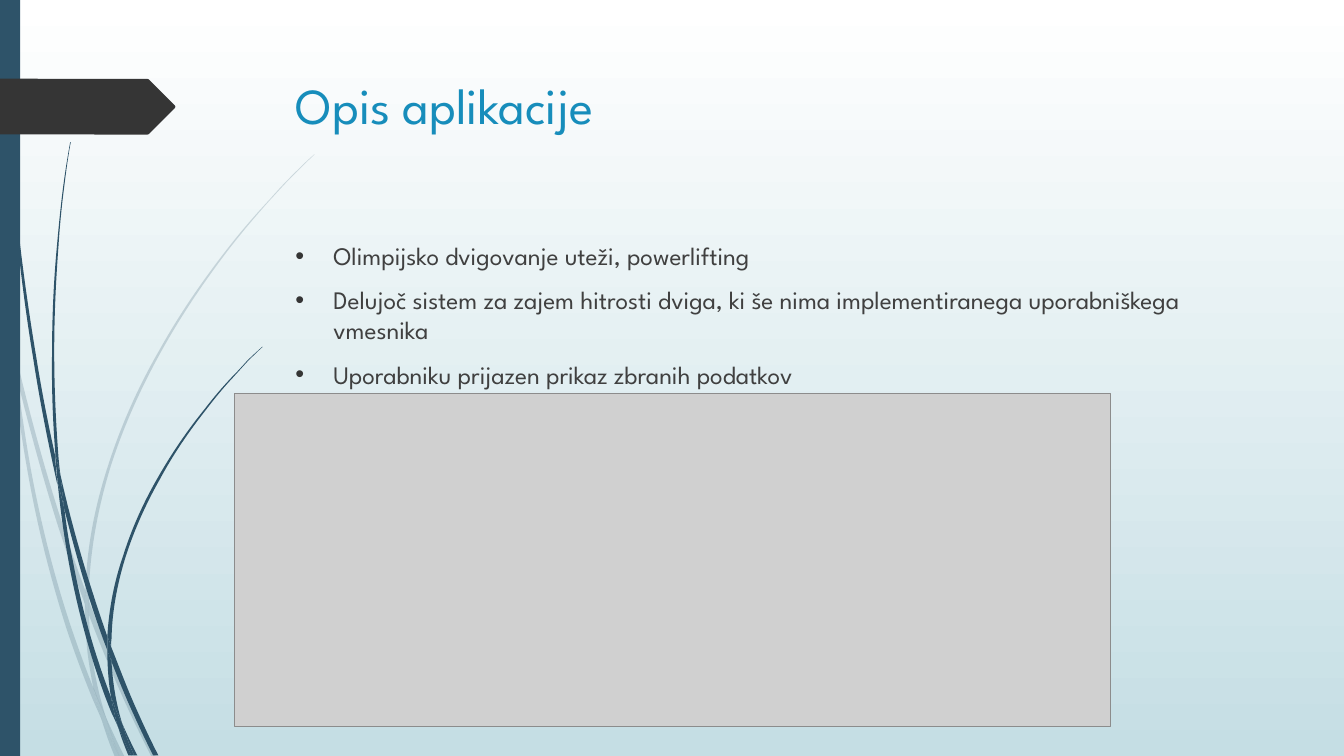
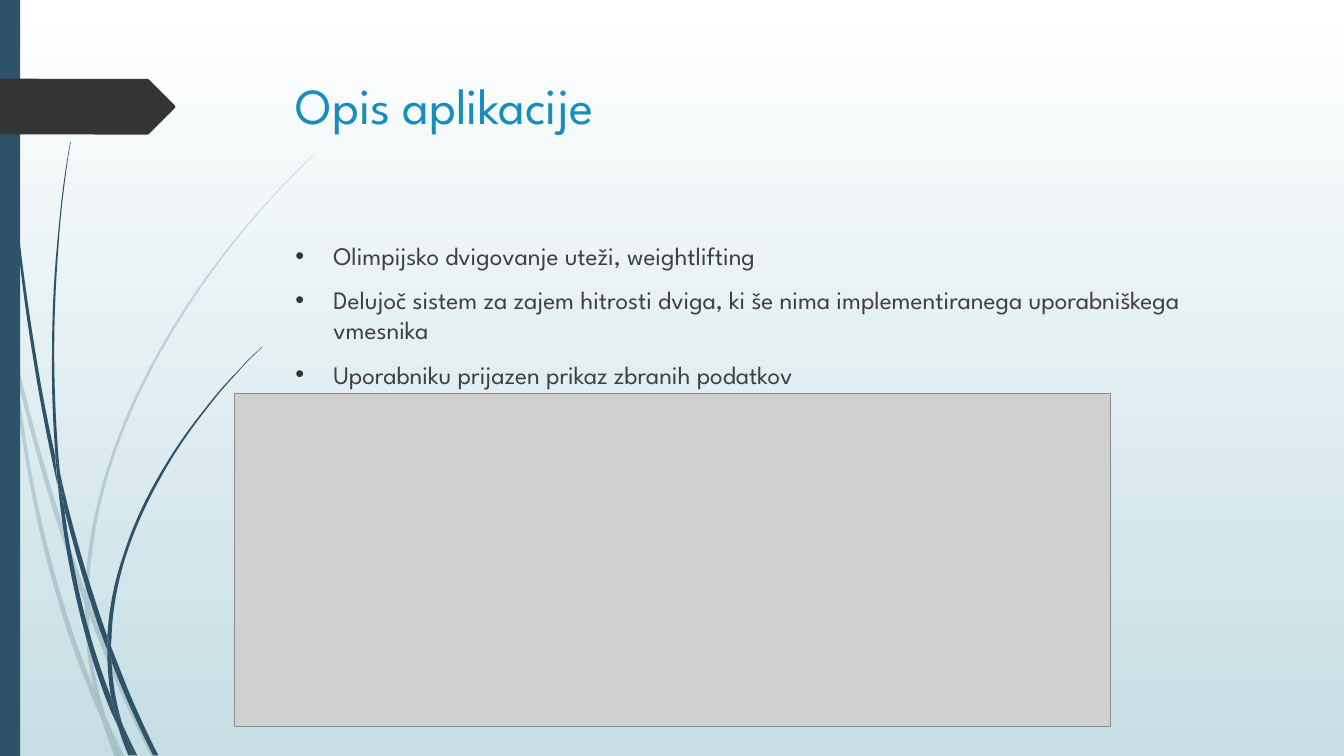
Before and after one commit to janpipan/TNUVProjekt, a slide deck: slide 2 of aplikacijaZaAnalizoOlimpijskihDvigov.pptx. Drawn at 1344x756 pixels with LibreOffice and Linux fonts; fonts in the diff are those of the drawing; grey boxes stand for pictures. Boxes give left, top, right and bottom in pixels: in the first picture for what was removed or moved away, otherwise in the second. Text is boxed around its words. In the diff, an @@ line names an element or a change of style, - is before the commit and + after.

```diff
--- a/aplikacijaZaAnalizoOlimpijskihDvigov.pptx
+++ b/aplikacijaZaAnalizoOlimpijskihDvigov.pptx
@@ text at (333, 247, 755, 271): text changed @@
-• Olimpijsko dvigovanje uteži, powerlifting
+• Olimpijsko dvigovanje uteži, weightlifting
```
Also in this commit, not shown: 3 other slides changed, 4 other files.
